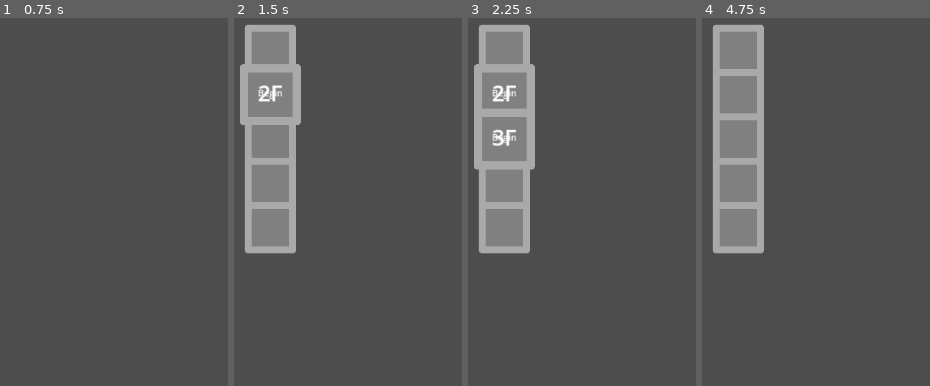
Above: before the commit, frames 1-4 (left to right).
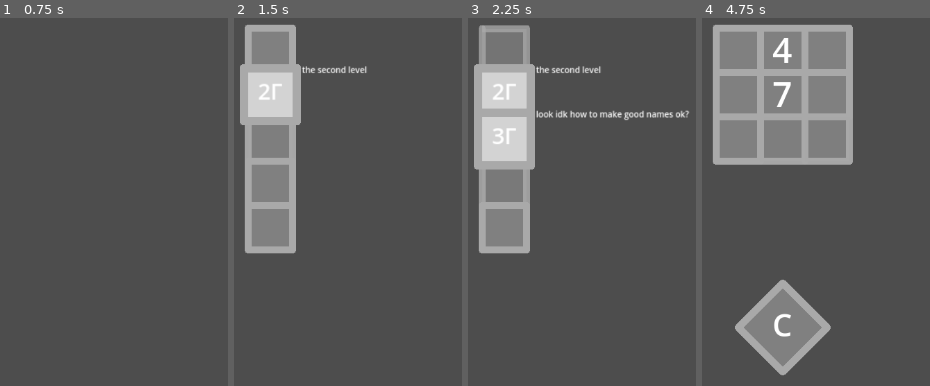
Above: after the commit, the same moments.

Repository: apia46/adjacencyrule
Game: Godot game, scene res://game.tscn
The game is run twice, just before and just after one commit, with the same random seed, the same clock (stepped at 60 frames per second) and the same inputs.
Inputs (mouse positions are in pixels of both pictures, inside the frame that each line leads up to):
- Up to frame 1 (0.75 s): tap Enter at 0.5 s; move the mouse to (13, 374) at 0.52 s; press the mouse at (13, 374) at 0.53 s
- Up to frame 2 (1.5 s): move the mouse to (247, 73) at 1.27 s; release the mouse at (247, 73) at 1.28 s; click (247, 73) at 1.35 s
- Up to frame 3 (2.25 s): tap Space at 2 s; move the mouse to (481, 117) at 2.02 s; press the mouse at (481, 117) at 2.03 s
- Up to frame 4 (4.75 s): move the mouse to (715, 161) at 2.77 s; release the mouse at (715, 161) at 2.78 s; click (715, 161) at 2.85 s; tap Enter at 3.5 s; move the mouse to (715, 205) at 3.52 s; press the mouse at (715, 205) at 3.53 s; move the mouse to (854, 161) at 4.27 s; release the mouse at (854, 161) at 4.28 s; click (854, 161) at 4.35 s

Frame 1 is identical in both runs. In frame 2, 2.6% of the frame differs, in the area x 6-59%, y 13-27%; in frame 3, 5.3%; in frame 4, 26%, in the area x 4-67%, y 1-98%.

Commit message:
did some cool shit; map is like done i think

Diff:
--- a/game.gd
+++ b/game.gd
@@ -2,6 +2,7 @@
 
 var check
 var level
+var style
 
 func _ready():
 	randomize()
@@ -9,6 +10,7 @@
 
 func load_level(toload):
 	level = load("res://levels/" + toload + ".gd").new()
+	style = level.style
 	add_child(level)
 	if !check:
 		check = MenuTile.new(64,400,PackedVector2Array([Vector2(64,0),Vector2(128,64),Vector2(64,128),Vector2(0,64)]),{text = TextModifier.new("C")},false)
@@ -30,7 +32,7 @@
 	@onready var game = get_node("/root/game")
 	var changed_since_unhappy = true
 
-	func _init(Style:={unmarked = Color.WEB_GRAY,marked = Color.LIGHT_GRAY,border = Color.DARK_GRAY,forcedunmarked = Color.DIM_GRAY,forcedmarked = Color.WHITE_SMOKE,number = Color.WHITE,}):
+	func _init(Style:={unmarked = Color.WEB_GRAY,marked = Color.LIGHT_GRAY,border = Color.DARK_GRAY,forcedunmarked = Color.DIM_GRAY,forcedmarked = Color.WHITE_SMOKE,text = Color.WHITE,}):
 		style = Style
 
 	func _ready():
@@ -51,11 +53,13 @@
 		tiles.append(tile)
 		add_child(tile)
 
-	func check():
+	func check(forcelevel:=""):
 		var okay = true
-		for tile in tiles:
-			for modifier in tile.modifiers:
-				if !tile.modifiers[modifier].check(): okay = false
+		if forcelevel == "":
+			for tile in tiles:
+				for modifier in tile.modifiers:
+					if !tile.modifiers[modifier].check(): okay = false
+		else: nextlevel = forcelevel
 		if okay:
 			game.check.pressed.disconnect(self.check)
 			for t in tiles:
@@ -242,23 +246,33 @@
 	var levelID
 	var levelName
 	var levelIcon
+	var select = false
 
 	func _init(X:int,Y:int,Shape:PackedVector2Array,Level:String,Modifiers:={}):
 		levelID = Level
 		var reference = load("res://levels/" + levelID + ".gd")
 		levelName = reference.levelName
 		levelIcon = reference.levelIcon
-		Modifiers.levelid = TextModifier.new(levelIcon,TextModifier.hover_set.HOVERED)
-		Modifiers.levelname = TextModifier.new(levelName,TextModifier.hover_set.HOVERED)
+		Modifiers.levelicon = TextModifier.new(levelIcon,TextModifier.hover_set.HOVERED)
+		Modifiers.levelname = TextModifier.new(levelName,TextModifier.hover_set.CLICKED,TextModifier.text_types.SMALL,Vector2(70,-5))
 		super(X,Y,Shape,Modifiers)
+		pressed.connect(modifiers.levelname.clicked)
+		hover.connect(self.hovercheck)
+
+	func hovercheck(): if !hovered: select = false
 
 	func _input(Event):
 			if Event.is_action_pressed("LClick"):
 				if !hovered: return
 				if modifiers.has("forced"): return
-				# call the signal here
-				pass
-
+				if select:
+					level.check(levelID)
+				else:
+					pressed.emit()
+					marked = !marked
+					update_display()
+					level.changed_since_unhappy = true
+					select = true
 
 
 class Modifier:
@@ -310,12 +324,18 @@
 
 	var text : String
 	var hover_state
+	var visible
 	enum hover_set {
 		ALWAYS,
 		HOVERED,
 		NOT_HOVERED,
 		CLICKED,
 	}
+	var text_type
+	enum text_types {
+		TILE,
+		SMALL,
+	}
 
 	func _ready():
 		tile.add_child.call_deferred(display)
@@ -325,33 +345,49 @@
 		if (tile.hovered and hover_state == hover_set.HOVERED) or (!tile.hovered and hover_state == hover_set.NOT_HOVERED):
 			var tween = get_tree().create_tween()
 			tween.tween_property(display, "modulate:a", 1, 0.2)
-		elif (tile.hovered and hover_state == hover_set.NOT_HOVERED) or (!tile.hovered and hover_state == hover_set.HOVERED):
+			visible = true
+		elif (tile.hovered and hover_state == hover_set.NOT_HOVERED) or (!tile.hovered and hover_state == hover_set.HOVERED) or (visible == true and hover_state == hover_set.CLICKED and !tile.hovered):
 			var tween = get_tree().create_tween()
 			tween.tween_property(display, "modulate:a", 0, 0.2)
+			visible = false
 
 	func _load():
 		on_load()
 
+	func clicked():
+		if hover_state == hover_set.CLICKED and !visible:
+			display.modulate.a = 1
+			visible = true
+
 	func on_load():
+		display.add_theme_color_override("font_color", level.style.text)
 		display.size = tile.box.size
 		display.z_index = 1
 
-	func _init(Text:String,HoverState:=hover_set.ALWAYS,Pos:=Vector2(0,0)):
+	func _init(Text:String,HoverState:=hover_set.ALWAYS,Type:=text_types.TILE,Pos:=Vector2(0,0)):
+		text_type = Type
 		text = Text
 		hover_state = HoverState
+		text_type = Type
 		super(Pos)
 		load_display()
 
 	func load_display():
 		display = Label.new()
-		display.horizontal_alignment = HORIZONTAL_ALIGNMENT_CENTER
-		display.vertical_alignment = VERTICAL_ALIGNMENT_CENTER
 		display.text = text
-		display.add_theme_font_size_override("font_size", int(500/display.get_minimum_size().x))
-		display.add_theme_color_override("font_color", Color.WHITE)
-		pos.y -= 2
+		match text_type:
+			text_types.TILE:
+				display.horizontal_alignment = HORIZONTAL_ALIGNMENT_CENTER
+				display.vertical_alignment = VERTICAL_ALIGNMENT_CENTER
+				display.add_theme_font_size_override("font_size", int(500/display.get_minimum_size().x))
+				pos.y -= 4
+			text_types.SMALL:
+				display.add_theme_font_size_override("font_size", 10)
 		display.position = pos
-		if hover_state == hover_set.HOVERED: display.modulate.a = 0
+		if hover_state == hover_set.HOVERED or hover_state == hover_set.CLICKED:
+			display.modulate.a = 0
+			visible = false
+		else: visible = true
 
 class NumberModifier:
 	extends TextModifier
@@ -361,9 +397,9 @@
 
 	static func condition(): return true
 
-	func _init(Num:int,HoverState:=hover_set.ALWAYS,Pos:=Vector2(0,0)):
+	func _init(Num:int,HoverState:=hover_set.ALWAYS,Type:=text_types.TILE,Pos:=Vector2(0,0)):
 		num = Num
-		super(str(Num),HoverState,Pos)
+		super(str(Num),HoverState,Type,Pos)
 
 	func _load():
 		on_load()
--- a/levels/level1b.gd
+++ b/levels/level1b.gd
@@ -1,5 +1,5 @@
 extends "res://game.gd".Level
-static var levelName = "Begin"
+static var levelName = "the second level"
 static var levelIcon = "2Γ"
 
 func add_tiles():
--- a/levels/level1c.gd
+++ b/levels/level1c.gd
@@ -1,5 +1,5 @@
 extends "res://game.gd".Level
-static var levelName = "Begin"
+static var levelName = "look idk how to make good names ok?"
 static var levelIcon = "3Γ"
 
 func add_tiles():
--- a/levels/level1d.gd
+++ b/levels/level1d.gd
@@ -1,5 +1,5 @@
 extends "res://game.gd".Level
-static var levelName = "Begin"
+static var levelName = "hard level i think"
 static var levelIcon = "4Γ"
 
 func add_tiles():
--- a/levels/level1e.gd
+++ b/levels/level1e.gd
@@ -1,11 +1,11 @@
 extends "res://game.gd".Level
-static var levelName = "Begin"
+static var levelName = "suspicious"
 static var levelIcon = "5Γ"
 
 const optimisation = [[1,3,3,3],[4,7,6,4],[2,5,5,4],[2,5,3,3]]
 
 func add_tiles():
-	nextlevel = "level1"
+	nextlevel = "map"
 	for x in range(4):
 		for y in range(4):
 			add(Tile.new(32+64*x, 32+64*y, Rectangle.new(64,64).shape, {number=game.NumberModifier.new(optimisation[y][x])}))
